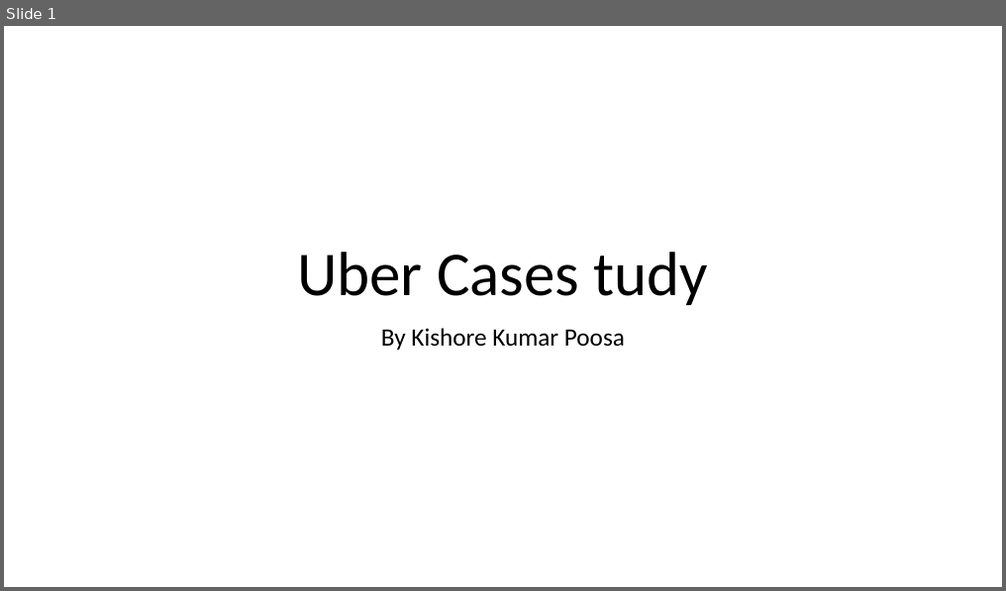
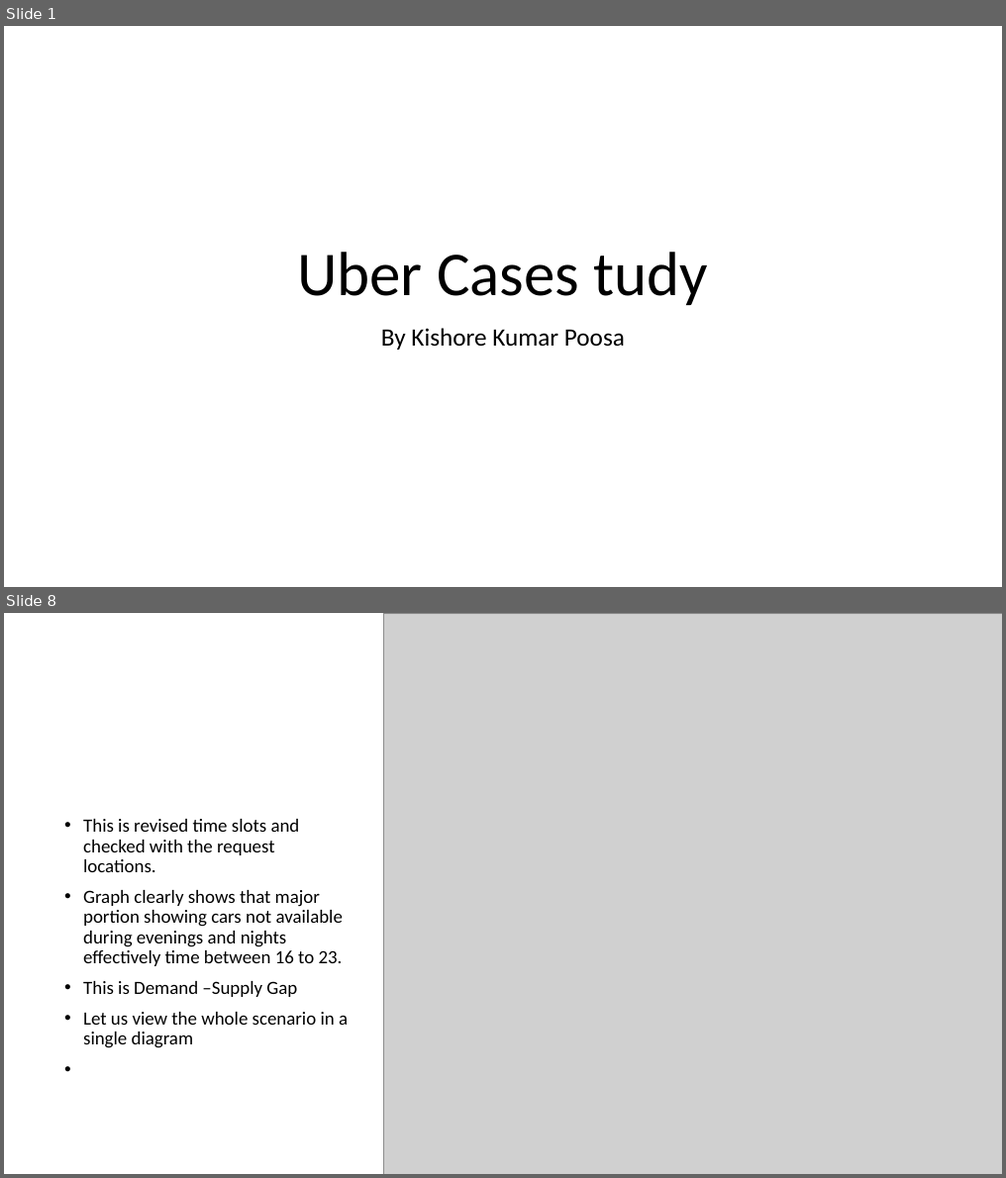
Before and after one commit to kishore3886/Uber_Case_Study, a slide deck: Uber_Case_Study.pptx. Shown one above the other, each under a label of ours: slide 1 before the commit, slides 1 and 8 after it; the slides between them are not shown. The pictures are 1006x591 and 1006x1178 pixels, drawn with LibreOffice and Linux fonts; fonts in the diff are those of the drawing; grey boxes stand for pictures. Boxes give left, top, right and bottom in pixels: in the first picture for what was removed or moved away, otherwise in the second. Text is boxed around its words. In the diff, an @@ line names an element or a change of style, - is before the commit and + after.

```diff
--- a/Uber_Case_Study.pptx
+++ b/Uber_Case_Study.pptx
@@ slide 8 added at [4,613,1002,1174], background #FFFFFF @@
@@ picture added at [383,613,1002,1174] @@
@@ text added at [83,819,348,1049], 18 pt, text #000000 @@
+• This is revised time slots and checked with the request locations.
+• Graph clearly shows that major portion showing cars not available during evenings and nights effectively time between 16 to 23.
+• This is Demand –Supply Gap
+• Let us view the whole scenario in a single diagram
```
Also in this commit, not shown: 3 slides changed, 6 other slides added, 2 slides removed, 6 other files.
